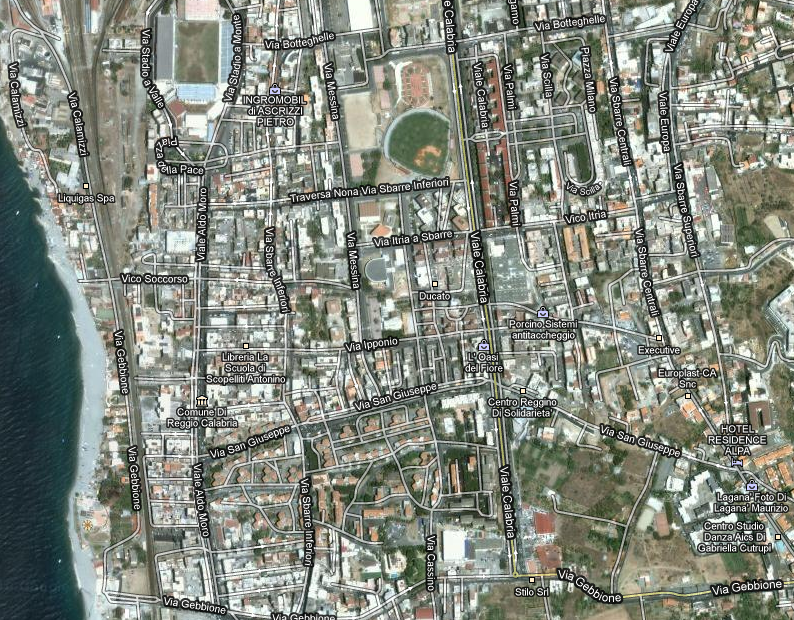
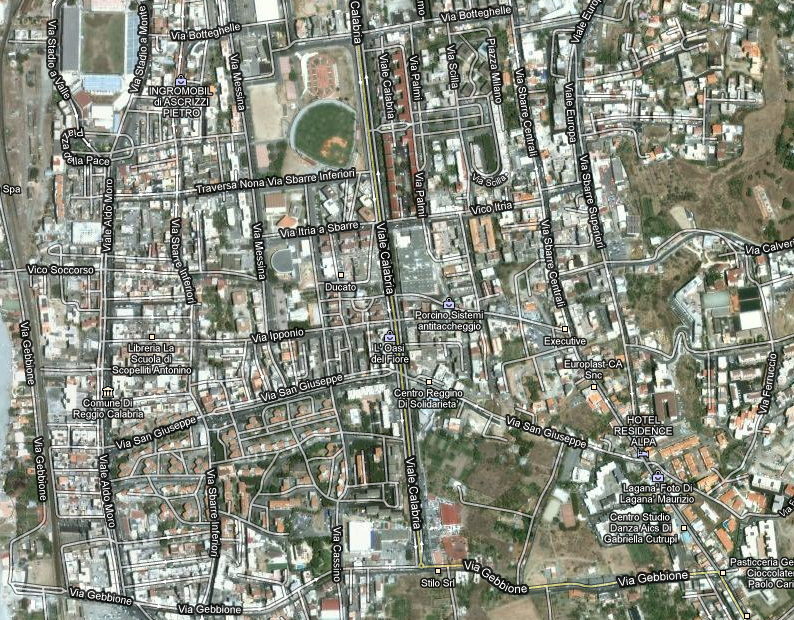
Revision of a layered 794px x 620px image; what changed, layer by layer:
hid "nodes" over [44, 3, 781, 617]
hid "obscured" over [0, 0, 794, 620]
hid "Sfondo", opacity 100% → 64% over [0, 0, 794, 620]
moved "Livello incollato" below "Sfondo", painted on it over [0, 0, 794, 620]
